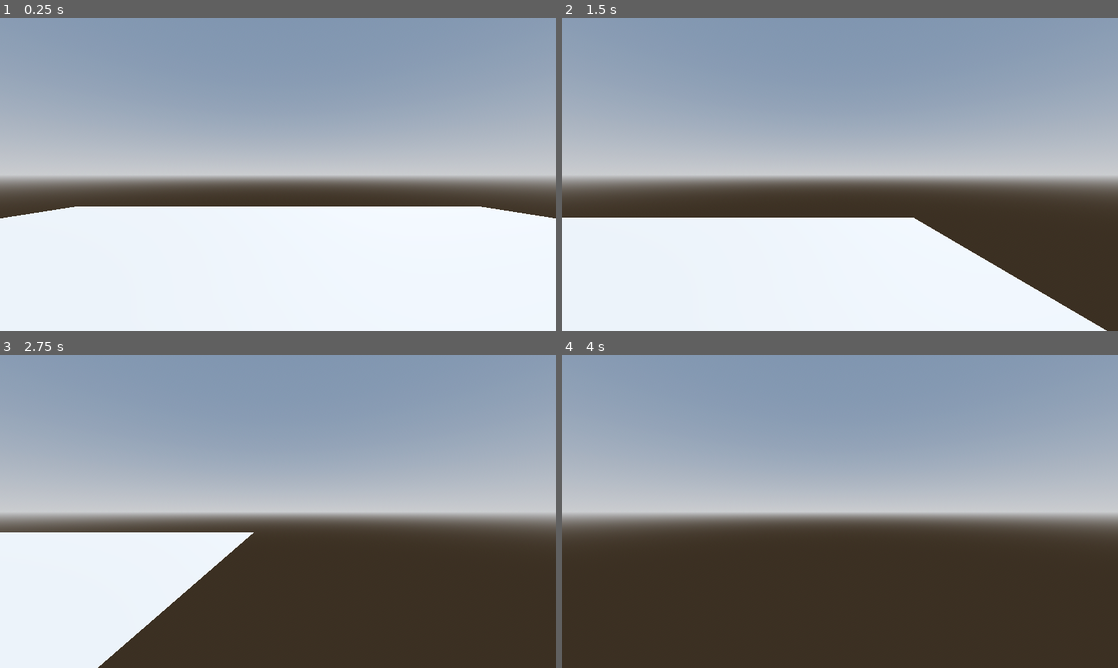
Above: before the commit, frames 1-4 (two rows, left to right).
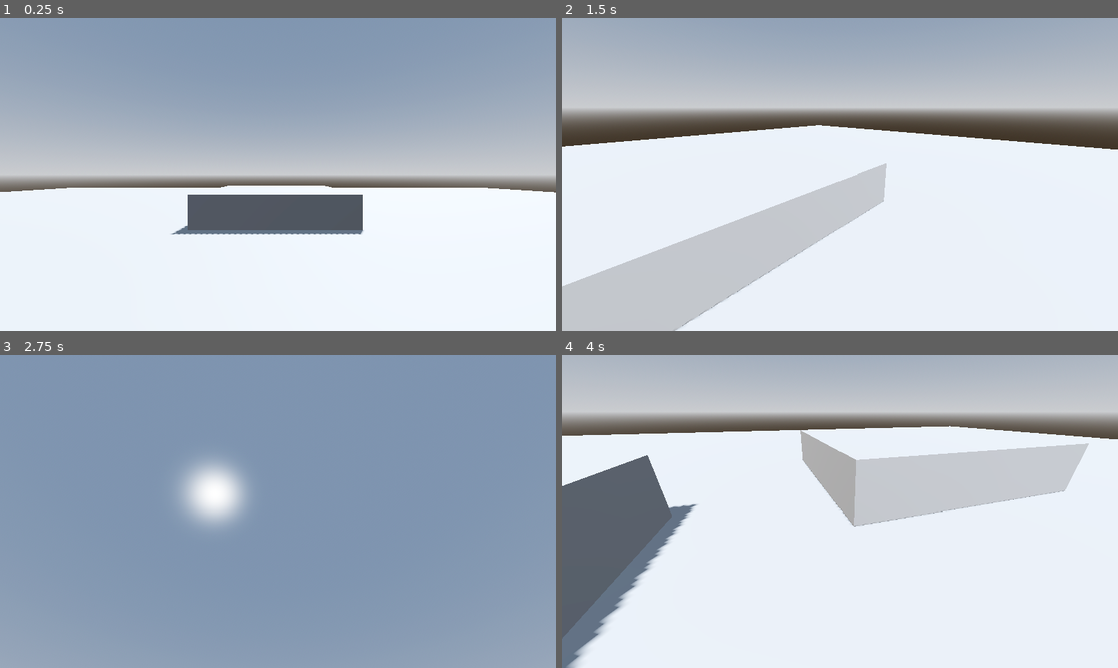
Above: after the commit, the same moments.

Repository: comma-elsewhere/bottled-up
Game: Godot game, scene res://scenes/levels/main.tscn
Two runs of this game, one before a commit and one after it. Both use one fixed random seed, a clock stepped at 60 frames per second and the inputs below.
Inputs (mouse positions are in pixels of both pictures, inside the frame that each line leads up to):
- Up to frame 1 (0.25 s): no input
- Up to frame 2 (1.5 s): tap Enter at 0.5 s; move the mouse to (962, 158) at 0.52 s; hold D (right) 0.53-1.28 s; hold Shift (sprint) 0.53-1.28 s; tap Space (jump) at 0.77 s; move the mouse to (728, 190) at 1.27 s; hold S (backward) from 1.28 s (still down); tap Shift (sprint) at 1.35 s
- Up to frame 3 (2.75 s): tap Space (jump) at 1.52 s; move the mouse to (333, 442) at 2.02 s; release S (backward) at 2.03 s; hold D (right) from 2.03 s (still down); hold Shift (sprint) from 2.03 s (still down)
- Up to frame 4 (4 s): move the mouse to (812, 574) at 2.77 s; release D (right) at 2.78 s; release Shift (sprint) at 2.78 s; hold W (forward) 2.78-3.53 s; tap Shift (sprint) at 2.85 s; tap Space (jump) at 3.02, 3.77 s; move the mouse to (1006, 558) at 3.52 s; hold A (left) from 3.53 s (still down); hold Shift (sprint) from 3.53 s (still down)

The runs differ from the first frame. In frame 1, 9.3% of the frame differs, in the area x 0-100%, y 53-70%; in frame 2, 72%; in frame 3, 72%; in frame 4, 95%, in the area x 0-100%, y 0-100%.

Commit message:
player character (mostly) finished
sprint, headbob, inertia, jump, move, look - still needs crouch, flashlight, and interact

Diff:
--- a/scenes/levels/main.tscn
+++ b/scenes/levels/main.tscn
@@ -16,15 +16,29 @@
 glow_enabled = true
 
 [sub_resource type="PlaneMesh" id="PlaneMesh_0ip28"]
-size = Vector2(20, 20)
+size = Vector2(50, 50)
 
 [sub_resource type="ConcavePolygonShape3D" id="ConcavePolygonShape3D_72ix8"]
-data = PackedVector3Array(10, 0, 10, -10, 0, 10, 10, 0, -10, -10, 0, 10, -10, 0, -10, 10, 0, -10)
+data = PackedVector3Array(25, 0, 25, -25, 0, 25, 25, 0, -25, -25, 0, 25, -25, 0, -25, 25, 0, -25)
 
 [sub_resource type="CapsuleMesh" id="CapsuleMesh_2vj2h"]
 
 [sub_resource type="ConvexPolygonShape3D" id="ConvexPolygonShape3D_y0acb"]
 points = PackedVector3Array(-0.12520654, -0.532801, -0.4805069, 0.022783129, 0.4760704, 0.49888408, 0.16971254, 0.55914 …(1084 unchanged characters)…
+
+[sub_resource type="BoxMesh" id="BoxMesh_72ix8"]
+size = Vector3(5, 1, 5)
+
+[sub_resource type="PhysicsMaterial" id="PhysicsMaterial_72ix8"]
+
+[sub_resource type="ConcavePolygonShape3D" id="ConcavePolygonShape3D_2vj2h"]
+data = PackedVector3Array(-2.5, 0.5, 2.5, 2.5, 0.5, 2.5, -2.5, -0.5, 2.5, 2.5, 0.5, 2.5, 2.5, -0.5, 2.5, -2.5, -0.5, 2.5, 2.5, 0.5, -2.5, -2.5, 0.5, -2.5, 2.5, -0.5, -2.5, -2.5, 0.5, -2.5, -2.5, -0.5, -2.5, 2.5, -0.5, -2.5, 2.5, 0.5, 2.5, 2.5, 0.5, -2.5, 2.5, -0.5, 2.5, 2.5, 0.5, -2.5, 2.5, -0.5, -2.5, 2.5, -0.5, 2.5, -2.5, 0.5, -2.5, -2.5, 0.5, 2.5, -2.5, -0.5, -2.5, -2.5, 0.5, 2.5, -2.5, -0.5, 2.5, -2.5, -0.5, -2.5, 2.5, 0.5, 2.5, -2.5, 0.5, 2.5, 2.5, 0.5, -2.5, -2.5, 0.5, 2.5, -2.5, 0.5, -2.5, 2.5, 0.5, -2.5, -2.5, -0.5, 2.5, 2.5, -0.5, 2.5, -2.5, -0.5, -2.5, 2.5, -0.5, 2.5, 2.5, -0.5, -2.5, -2.5, -0.5, -2.5)
+
+[sub_resource type="PhysicsMaterial" id="PhysicsMaterial_2vj2h"]
+
+[sub_resource type="PhysicsMaterial" id="PhysicsMaterial_y0acb"]
+
+[sub_resource type="PhysicsMaterial" id="PhysicsMaterial_j4d2a"]
 
 [node name="Main" type="Node3D"]
 
@@ -37,6 +51,7 @@
 
 [node name="TempFloor" type="MeshInstance3D" parent="."]
 mesh = SubResource("PlaneMesh_0ip28")
+metadata/_edit_lock_ = true
 
 [node name="StaticBody3D" type="StaticBody3D" parent="TempFloor"]
 
@@ -44,10 +59,12 @@
 shape = SubResource("ConcavePolygonShape3D_72ix8")
 
 [node name="Player" type="CharacterBody3D" parent="."]
+transform = Transform3D(1, 0, 0, 0, 1, 0, 0, 0, 1, 0, -0.023542523, 0)
 script = ExtResource("1_72ix8")
 
 [node name="MeshInstance3D" type="MeshInstance3D" parent="Player"]
 transform = Transform3D(1, 0, 0, 0, 1, 0, 0, 0, 1, 0, 1.0000001, 0)
+cast_shadow = 0
 mesh = SubResource("CapsuleMesh_2vj2h")
 skeleton = NodePath("../..")
 
@@ -59,3 +76,43 @@
 transform = Transform3D(1, 0, 0, 0, 1, 0, 0, 0, 1, 0, 1.5937712, 0)
 
 [node name="Camera3D" type="Camera3D" parent="Player/Head"]
+
+[node name="MeshInstance3D" type="MeshInstance3D" parent="."]
+transform = Transform3D(1, 0, 0, 0, 1, 0, 0, 0, 1, 0, 0.5, 5.149106)
+mesh = SubResource("BoxMesh_72ix8")
+
+[node name="StaticBody3D" type="StaticBody3D" parent="MeshInstance3D"]
+physics_material_override = SubResource("PhysicsMaterial_72ix8")
+
+[node name="CollisionShape3D" type="CollisionShape3D" parent="MeshInstance3D/StaticBody3D"]
+shape = SubResource("ConcavePolygonShape3D_2vj2h")
+
+[node name="MeshInstance3D2" type="MeshInstance3D" parent="."]
+transform = Transform3D(1, 0, 0, 0, 1, 0, 0, 0, 1, -7.760502, 0.5, 8.894385)
+mesh = SubResource("BoxMesh_72ix8")
+
+[node name="StaticBody3D" type="StaticBody3D" parent="MeshInstance3D2"]
+physics_material_override = SubResource("PhysicsMaterial_2vj2h")
+
+[node name="CollisionShape3D" type="CollisionShape3D" parent="MeshInstance3D2/StaticBody3D"]
+shape = SubResource("ConcavePolygonShape3D_2vj2h")
+
+[node name="MeshInstance3D3" type="MeshInstance3D" parent="."]
+transform = Transform3D(1, 0, 0, 0, 1, 0, 0, 0, 1, 8.106903, 0.5, 8.894385)
+mesh = SubResource("BoxMesh_72ix8")
+
+[node name="StaticBody3D" type="StaticBody3D" parent="MeshInstance3D3"]
+physics_material_override = SubResource("PhysicsMaterial_y0acb")
+
+[node name="CollisionShape3D" type="CollisionShape3D" parent="MeshInstance3D3/StaticBody3D"]
+shape = SubResource("ConcavePolygonShape3D_2vj2h")
+
+[node name="MeshInstance3D4" type="MeshInstance3D" parent="."]
+transform = Transform3D(1, 0, 0, 0, 1, 0, 0, 0, 1, 0, 0.5, -8.310065)
+mesh = SubResource("BoxMesh_72ix8")
+
+[node name="StaticBody3D" type="StaticBody3D" parent="MeshInstance3D4"]
+physics_material_override = SubResource("PhysicsMaterial_j4d2a")
+
+[node name="CollisionShape3D" type="CollisionShape3D" parent="MeshInstance3D4/StaticBody3D"]
+shape = SubResource("ConcavePolygonShape3D_2vj2h")
--- a/scripts/global/global_var.gd
+++ b/scripts/global/global_var.gd
@@ -1 +1,3 @@
 extends Node
+
+var sensitivity: float = 0.01
--- a/scripts/player.gd
+++ b/scripts/player.gd
@@ -1,11 +1,31 @@
 extends CharacterBody3D
 
+@onready var head: Node3D = $Head
+@onready var camera: Camera3D = $Head/Camera3D
 
-const WALK = 5.0
-const SPRINT = 8.0
-const JUMP_VELOCITY = 4.5
+#movement variables
+const WALK: float = 6.0
+const SPRINT: float = 8.5
+const JUMP_VELOCITY: float = 4.5
 
 var speed: float
+
+#head bob variables
+const BOB_FREQ: float = 1.8
+const BOB_AMP: float = 0.08
+
+var t_bob: float = 0.0
+
+#Capture mouse
+func _ready() -> void:
+	Input.mouse_mode = Input.MOUSE_MODE_CAPTURED
+
+#Handle head rotation
+func _unhandled_input(event: InputEvent) -> void:
+	if Input.MOUSE_MODE_CAPTURED and event is InputEventMouseMotion:
+		head.rotate_y(-event.relative.x * GVar.sensitivity)
+		camera.rotate_x(-event.relative.y * GVar.sensitivity)
+		camera.rotation.x = clamp(camera.rotation.x, deg_to_rad(-45), deg_to_rad(60))
 
 func _physics_process(delta: float) -> void:
 	# Add the gravity.
@@ -24,12 +44,26 @@
 
 	# Get the input direction and handle the movement/deceleration.
 	var input_dir := Input.get_vector("left", "right", "forward", "backward")
-	var direction := (transform.basis * Vector3(input_dir.x, 0, input_dir.y)).normalized()
-	if direction:
-		velocity.x = direction.x * speed
-		velocity.z = direction.z * speed
+	var direction = (head.transform.basis * Vector3(input_dir.x, 0, input_dir.y)).normalized()
+	if is_on_floor():
+		if direction:
+			velocity.x = direction.x * speed
+			velocity.z = direction.z * speed
+		else:
+			velocity.x = lerp(velocity.x, direction.x * speed, delta * 8.0)
+			velocity.z = lerp(velocity.z, direction.z * speed, delta * 8.0)
 	else:
-		velocity.x = move_toward(velocity.x, 0, speed)
-		velocity.z = move_toward(velocity.z, 0, speed)
+		velocity.x = lerp(velocity.x, direction.x * speed, delta * 3.0)
+		velocity.z = lerp(velocity.z, direction.z * speed, delta * 3.0)
+
+	#Head bob
+	t_bob += delta * velocity.length() * float(is_on_floor())
+	camera.transform.origin = headbob(t_bob)
 
 	move_and_slide()
+
+func headbob(time) -> Vector3:
+	var pos = Vector3.ZERO
+	pos.y = sin(time * BOB_FREQ) * BOB_AMP
+	pos.x = cos(time * BOB_FREQ / 2) * BOB_AMP
+	return pos
Not shown: 1 places in scenes/levels/main.tscn that only renumber resources
